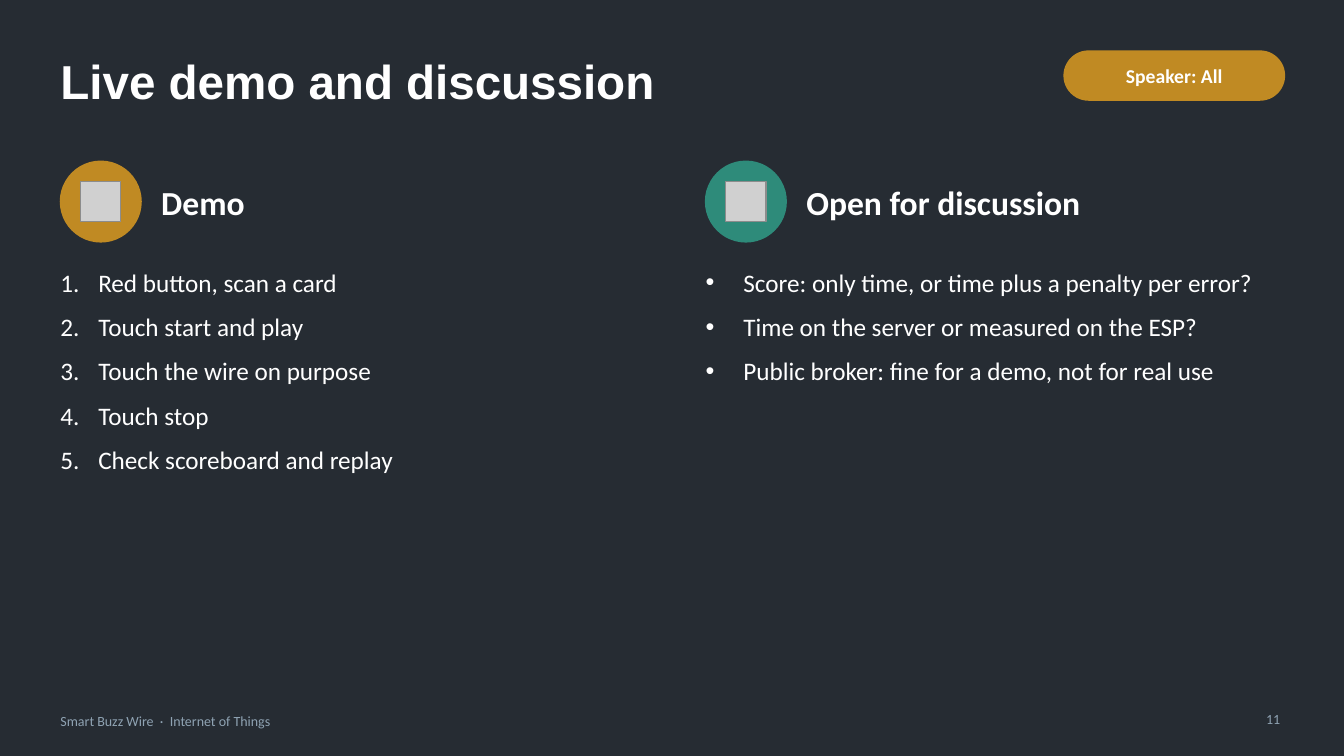
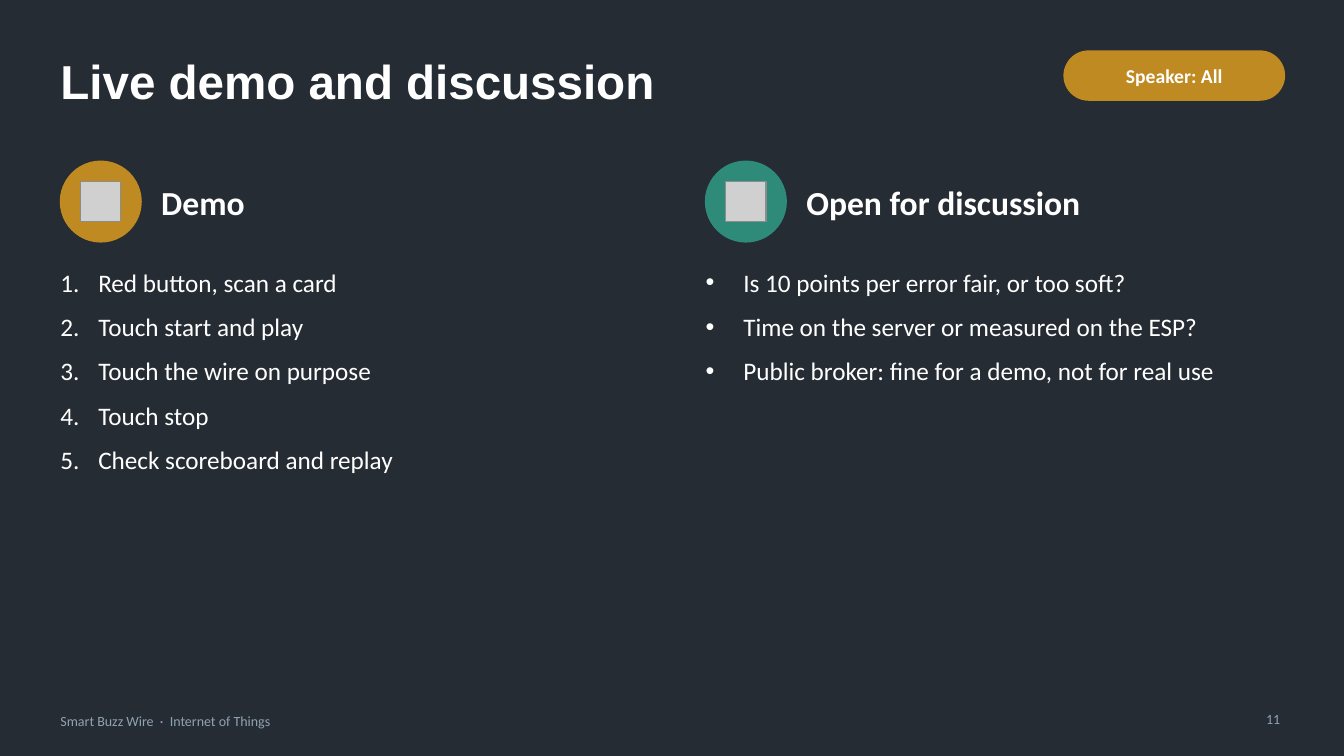
Before and after one commit to NikaV2610/iot-buzz-wire, a slide deck: slide 11 of docs/SmartBuzzWire_Presentation.pptx. Drawn at 1344x756 pixels with LibreOffice and Linux fonts; fonts in the diff are those of the drawing; grey boxes stand for pictures. Boxes give left, top, right and bottom in pixels: in the first picture for what was removed or moved away, otherwise in the second. Text is boxed around its words. In the diff, an @@ line names an element or a change of style, - is before the commit and + after.

```diff
--- a/docs/SmartBuzzWire_Presentation.pptx
+++ b/docs/SmartBuzzWire_Presentation.pptx
@@ text at <box>743,274,1125,296</box>: text changed @@
-• Score: only time, or time plus a penalty per error?
+• Is 10 points per error fair, or too soft?
```
Also in this commit, not shown: 2 other slides changed, 9 other files.
